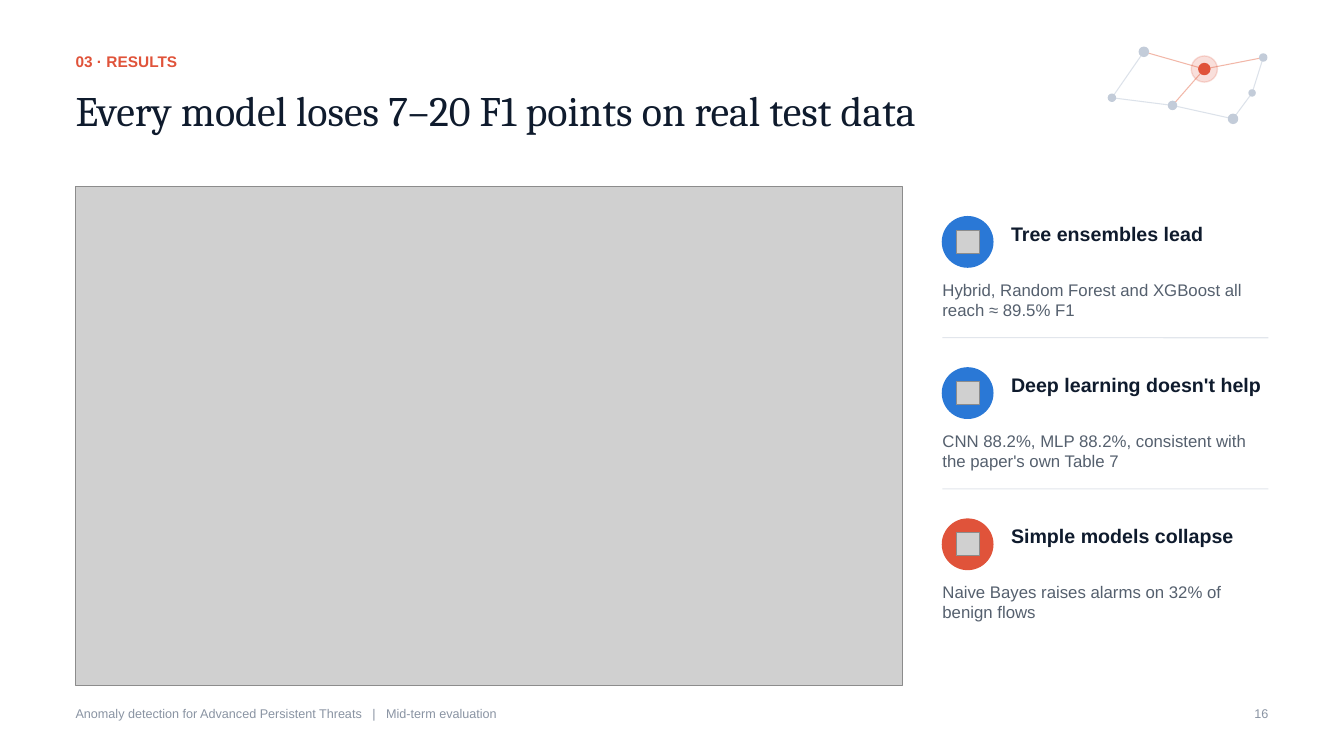
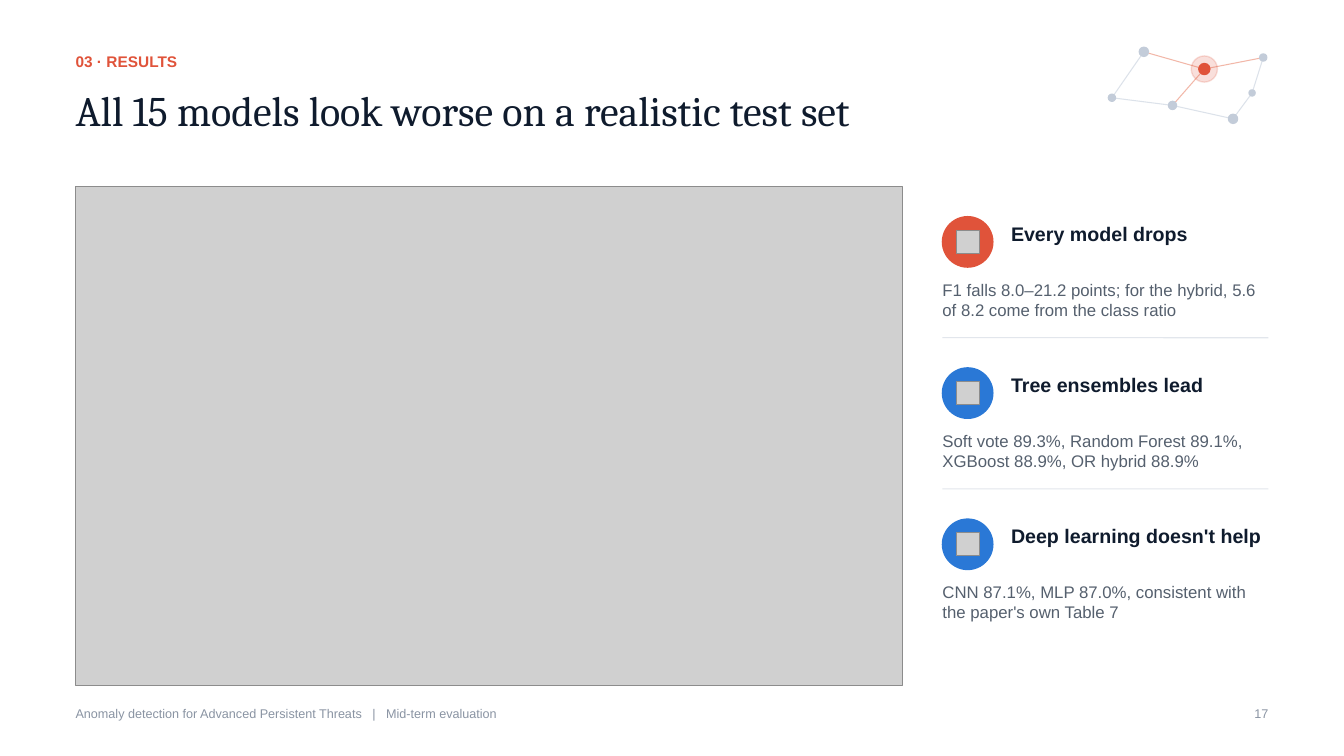
Before and after one commit to AshishJain2003/apt-detection-hybrid-ensemble, a slide deck: slide 17 of APT_Detection_MidEval.pptx (slide 16 before the commit). Drawn at 1344x756 pixels with LibreOffice and Linux fonts; fonts in the diff are those of the drawing; grey boxes stand for pictures. Boxes give left, top, right and bottom in pixels: in the first picture for what was removed or moved away, otherwise in the second. Text is boxed around its words. In the diff, an @@ line names an element or a change of style, - is before the commit and + after.

```diff
--- a/APT_Detection_MidEval.pptx
+++ b/APT_Detection_MidEval.pptx
@@ text at (76,97,850,127): text changed @@
-Every model loses 7–20 F1 points on real test data
+All 15 models look worse on a realistic test set
@@ ellipse at (943,217,993,267): fill #2A78D6 to #E0533A; outline #2A78D6 1 pt to #E0533A 1 pt @@
@@ text at (1011,226,1187,245): text changed @@
-Tree ensembles lead
+Every model drops
@@ text at (942,284,1255,316): text changed @@
-Hybrid, Random Forest and XGBoost all reach ≈ 89.5% F1
+F1 falls 8.0–21.2 points; for the hybrid, 5.6 of 8.2 come from the class ratio
@@ text at (1011,377,1203,393): text changed @@
-Deep learning doesn't help
+Tree ensembles lead
@@ text at (942,435,1242,471): text changed @@
-CNN 88.2%, MLP 88.2%, consistent with the paper's own Table 7
+Soft vote 89.3%, Random Forest 89.1%, XGBoost 88.9%, OR hybrid 88.9%
@@ ellipse at (943,519,993,570): fill #E0533A to #2A78D6; outline #E0533A 1 pt to #2A78D6 1 pt @@
@@ text at (1011,528,1261,547): text changed @@
-Simple models collapse
+Deep learning doesn't help
@@ text at (942,586,1246,622): text changed @@
-Naive Bayes raises alarms on 32% of benign flows
+CNN 87.1%, MLP 87.0%, consistent with the paper's own Table 7
@@ text at (1254,709,1268,718): text changed @@
-16
+17
```
Also in this commit, not shown: 12 other slides changed, 1 slide added, 29 other files.
